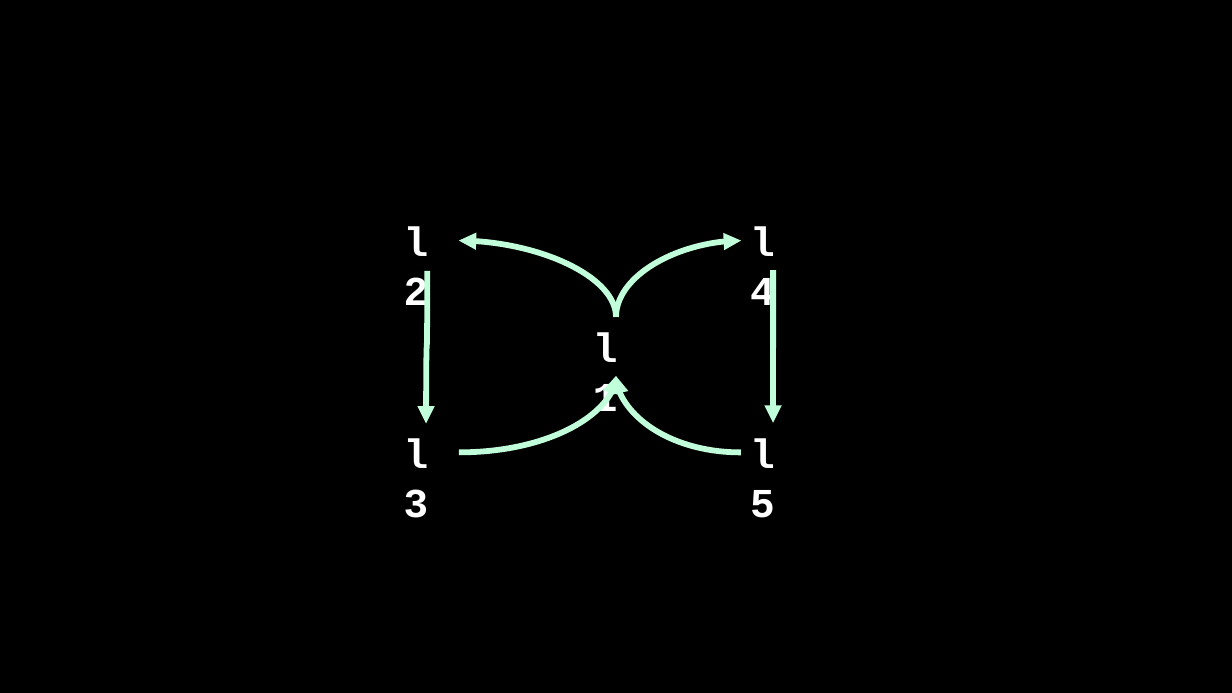
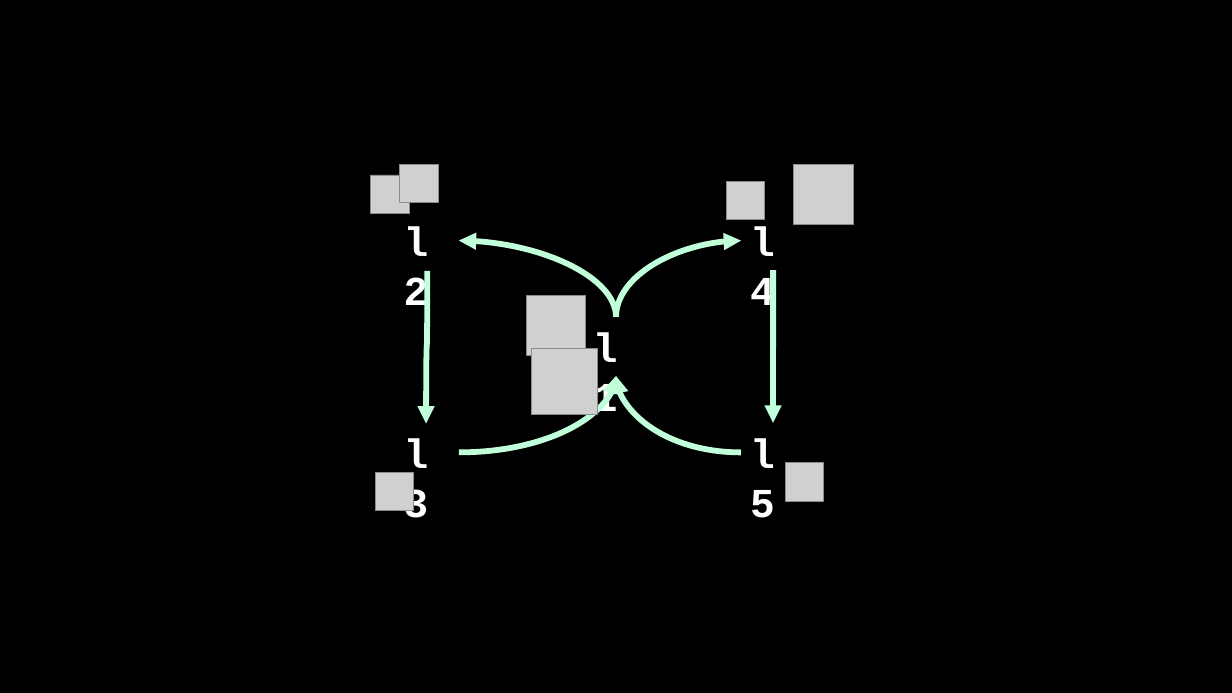
Before and after one commit to AI-Planning/modeling-in-pddl, a slide deck: slide 7 of exercises/cisc-813/adl/slides.pptx. Drawn at 1232x693 pixels with LibreOffice and Linux fonts; fonts in the diff are those of the drawing; grey boxes stand for pictures. Boxes give left, top, right and bottom in pixels: in the first picture for what was removed or moved away, otherwise in the second. Text is boxed around its words. In the diff, an @@ line names an element or a change of style, - is before the commit and + after.

```diff
--- a/exercises/cisc-813/adl/slides.pptx
+++ b/exercises/cisc-813/adl/slides.pptx
@@ picture added at (x1=371, y1=175, x2=409, y2=213) @@
@@ picture added at (x1=400, y1=165, x2=438, y2=202) @@
@@ picture added at (x1=794, y1=165, x2=854, y2=225) @@
@@ picture added at (x1=726, y1=181, x2=764, y2=219) @@
@@ picture added at (x1=526, y1=295, x2=586, y2=355) @@
@@ picture added at (x1=532, y1=348, x2=599, y2=415) @@
@@ picture added at (x1=375, y1=472, x2=413, y2=510) @@
@@ picture added at (x1=786, y1=463, x2=823, y2=501) @@
```
Also in this commit, not shown: 1 other slide changed.
